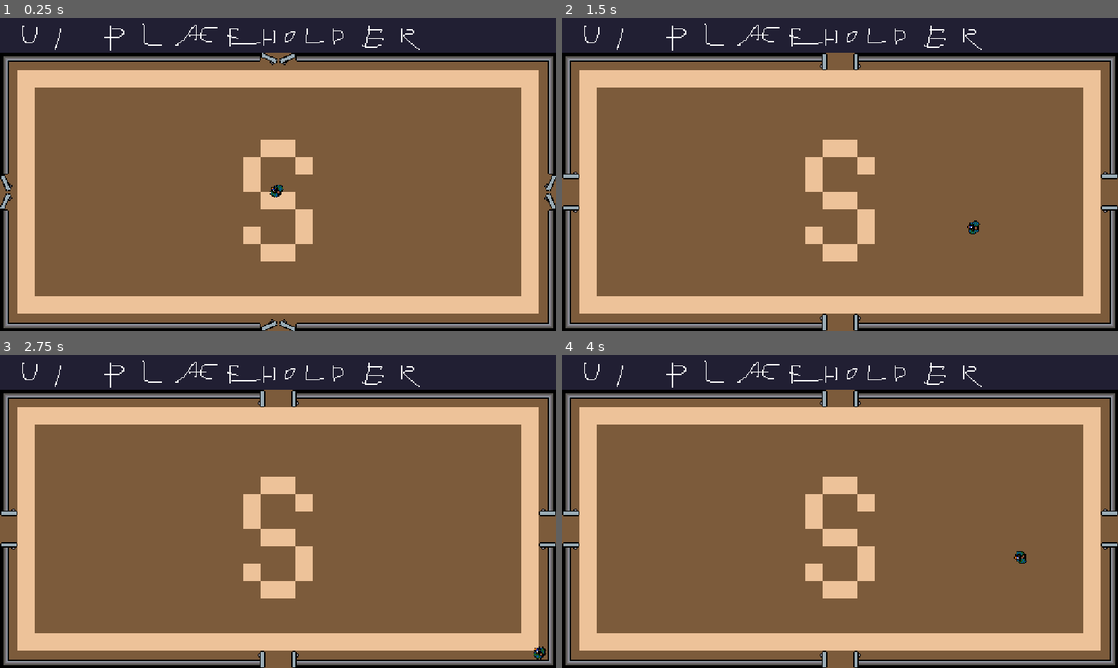
Above: before the commit, frames 1-4 (two rows, left to right).
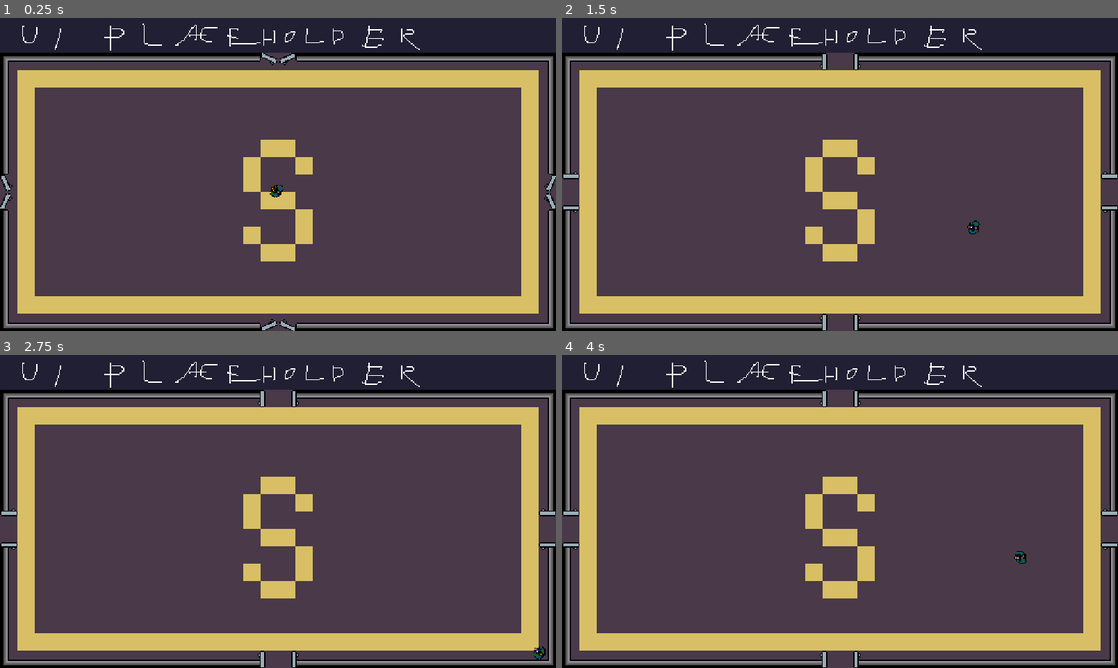
Above: after the commit, the same moments.

Repository: TLochow/Operation-Snagov
Game: Godot game, scene res://scenes/Level.tscn
The game is run twice, just before and just after one commit, with the same random seed, the same clock (stepped at 60 frames per second) and the same inputs.
Inputs (mouse positions are in pixels of both pictures, inside the frame that each line leads up to):
- Up to frame 1 (0.25 s): no input
- Up to frame 2 (1.5 s): move the mouse to (962, 158) at 0.52 s; press the mouse at (962, 158) at 0.53 s; hold Right (ui_right) 0.53-1.28 s; move the mouse to (728, 190) at 1.27 s; release the mouse at (728, 190) at 1.28 s; hold Down (ui_down) from 1.28 s (still down); click (728, 190) at 1.35 s
- Up to frame 3 (2.75 s): move the mouse to (333, 442) at 2.02 s; release Down (ui_down) at 2.03 s; press the mouse at (333, 442) at 2.03 s; hold Right (ui_right) from 2.03 s (still down)
- Up to frame 4 (4 s): move the mouse to (812, 574) at 2.77 s; release Right (ui_right) at 2.78 s; release the mouse at (812, 574) at 2.78 s; hold Up (ui_up) 2.78-3.53 s; click (812, 574) at 2.85 s; move the mouse to (1006, 558) at 3.52 s; press the mouse at (1006, 558) at 3.53 s; hold Left (ui_left) from 3.53 s (still down)

The runs differ from the first frame. In frame 1, 81% of the frame differs, in the area x 0-100%, y 11-100%; in frame 2, 81%; in frame 3, 81%; in frame 4, 81%.

Commit message:
Sprite Sheet Additions

Diff:
--- a/scenes/Shot.tscn
+++ b/scenes/Shot.tscn
@@ -10,6 +10,7 @@
 collision_mask = 7
 
 [node name="Line2D" type="Line2D" parent="."]
+width = 1.0
 default_color = Color( 1, 1, 1, 0.588235 )
 
 [node name="ColorTween" type="Tween" parent="."]
--- a/scenes/TileMap.tscn
+++ b/scenes/TileMap.tscn
@@ -535,6 +535,20 @@
 "shape_transform": Transform2D( 1, 0, 0, 1, 0, 0 )
 } ]
 22/z_index = 0
+23/name = "map.png 23"
+23/texture = ExtResource( 1 )
+23/tex_offset = Vector2( 0, 0 )
+23/modulate = Color( 1, 1, 1, 1 )
+23/region = Rect2( 48, 0, 16, 16 )
+23/tile_mode = 0
+23/occluder_offset = Vector2( 0, 0 )
+23/navigation_offset = Vector2( 0, 0 )
+23/shape_offset = Vector2( 0, 0 )
+23/shape_transform = Transform2D( 1, 0, 0, 1, 0, 0 )
+23/shape_one_way = false
+23/shape_one_way_margin = 0.0
+23/shapes = [  ]
+23/z_index = 0
 
 [node name="TileMap" type="TileMap"]
 tile_set = SubResource( 22 )
--- a/scenes/rooms/Room.tscn
+++ b/scenes/rooms/Room.tscn
@@ -9,6 +9,16 @@
 
 [node name="Room" type="Node2D"]
 script = ExtResource( 3 )
+
+[node name="PlayerDetector" type="Area2D" parent="."]
+collision_layer = 2
+collision_mask = 2
+
+[node name="CollisionShape2D" type="CollisionShape2D" parent="PlayerDetector"]
+shape = SubResource( 1 )
+__meta__ = {
+"_edit_lock_": true
+}
 
 [node name="TileMap" parent="." instance=ExtResource( 1 )]
 tile_data = PoolIntArray( -458768, 7, 0, -458767, 3, 0, -458766, 3, 0, -458765, 3, 0, -458764, 3, 0, -458763, 3, 0, -45 …(7129 unchanged characters)…
@@ -43,15 +53,5 @@
 
 [node name="RightWall" parent="Doors" instance=ExtResource( 1 )]
 tile_data = PoolIntArray( -131057, 4, 0, -65521, 4, 0, 15, 4, 0, 65551, 4, 0 )
-
-[node name="PlayerDetector" type="Area2D" parent="."]
-collision_layer = 2
-collision_mask = 2
-
-[node name="CollisionShape2D" type="CollisionShape2D" parent="PlayerDetector"]
-shape = SubResource( 1 )
-__meta__ = {
-"_edit_lock_": true
-}
 [connection signal="body_entered" from="PlayerDetector" to="." method="_on_PlayerDetector_body_entered"]
 [connection signal="body_exited" from="PlayerDetector" to="." method="_on_PlayerDetector_body_exited"]
Binary file changed: graphics/map.png
Binary file added: graphics/survive the day color palette.aseprite
